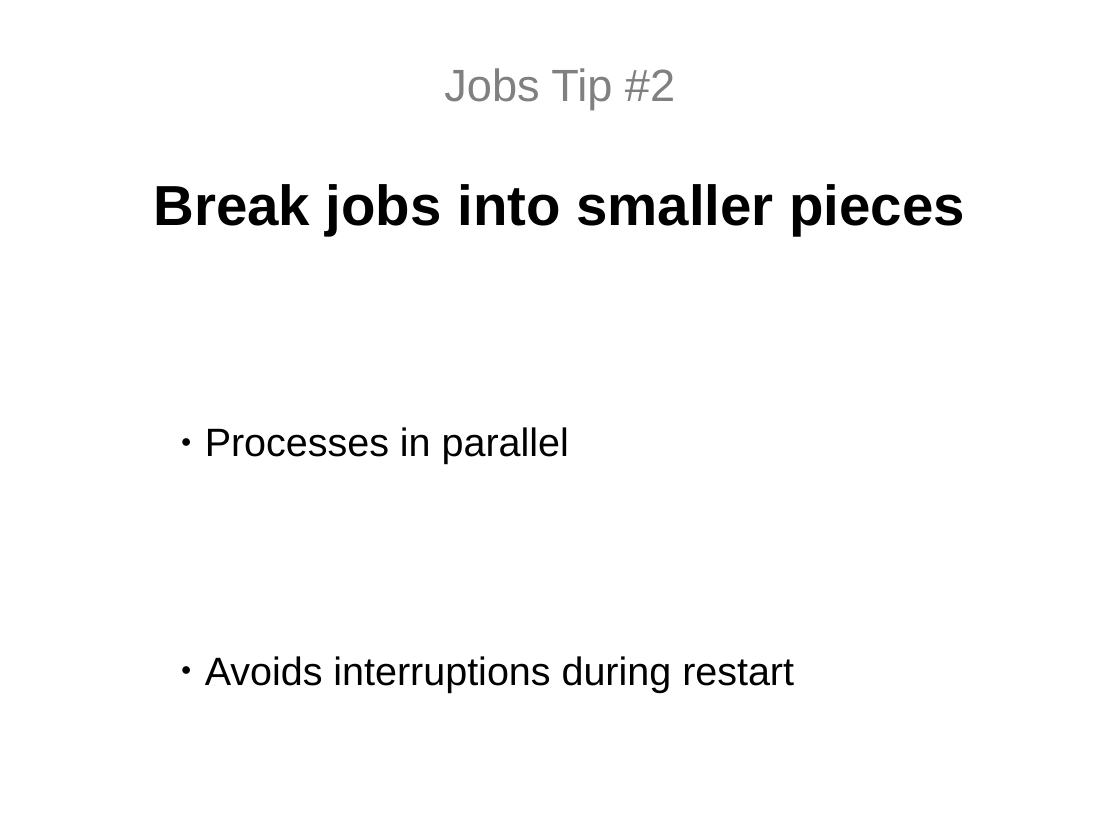
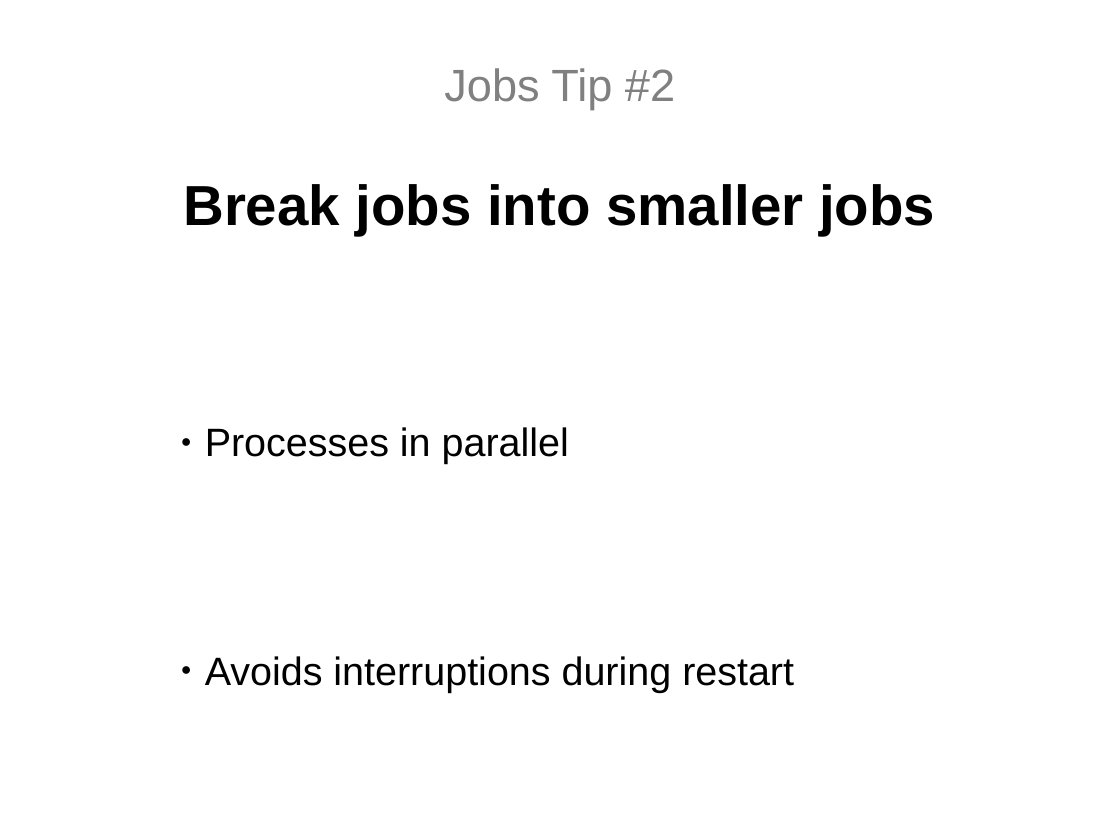
Before and after one commit to topdan/growing-your-rails-app, a slide deck: slide 9 of growing-your-rails-app.odp. Drawn at 1120x840 pixels with LibreOffice and Linux fonts; fonts in the diff are those of the drawing. Boxes give left, top, right and bottom in pixels: in the first picture for what was removed or moved away, otherwise in the second. Text is boxed around its words. In the diff, an @@ line names an element or a change of style, - is before the commit and + after.

```diff
--- a/growing-your-rails-app.odp
+++ b/growing-your-rails-app.odp
@@ text at <box>183,184,935,235</box>: text changed @@
-Break jobs into smaller pieces
+Break jobs into smaller jobs
```
Also in this commit, not shown: 6 other slides changed, 1 slide removed, 5 other files.
